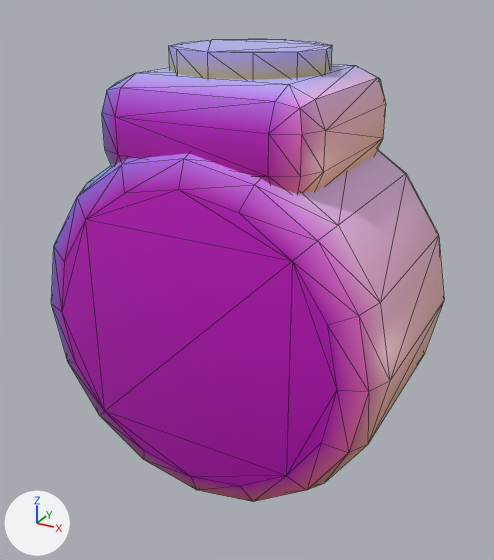
A saved change to the glTF model game/assets/models/props/gad_eshield.glb.
Camera for both pictures: a camera (50 mm lens) standing at (0.038, -0.0699, 0.0371) and looking at (-0.0002, -0.0006, 0.0025). Arrows for +X, +Y and +Z are at lower left; the lights stay in place. The first picture is the older version. Mesh edges are drawn as thin lines. Where no turn or scale is listed for an object, it has been applied to the vertices. Vertices at exactly the same position are counted once.

The first picture shows 'eshield'.
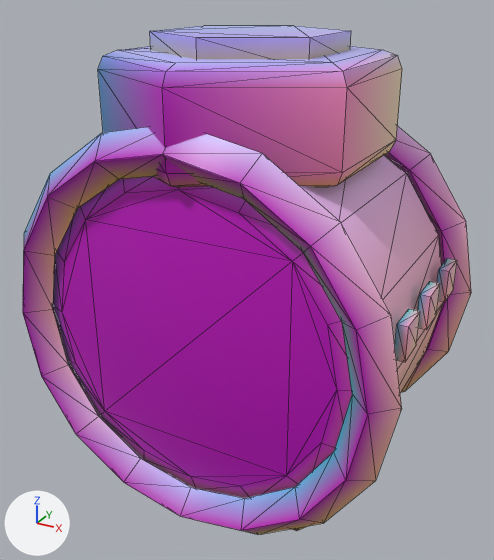
What changed in the scene script:
```text
Add mat_m_toon_base:
    mat_m_toon_base = bpy.data.materials.new('M_toon_base')
    mat_m_toon_base.use_nodes = True; mat_m_toon_base.node_tree.nodes.clear()
    _N = mat_m_toon_base.node_tree.nodes; _L = mat_m_toon_base.node_tree.links
    n0 = _N.new('ShaderNodeBsdfPrincipled'); n0.name = 'Principled BSDF'
    n0.inputs[2].default_value = 0.4  # 'Roughness'
    n1 = _N.new('ShaderNodeOutputMaterial'); n1.name = 'Material Output'
    n2 = _N.new('ShaderNodeVertexColor'); n2.name = 'Color Attribute'
    _L.new(n0.outputs[0], n1.inputs[0])  # 'BSDF' to 'Surface'
    _L.new(n2.outputs[0], n0.inputs[0])  # 'Color' to 'Base Color'
Add mat_m_flat:
    mat_m_flat = bpy.data.materials.new('M_flat')
    mat_m_flat.use_nodes = True; mat_m_flat.node_tree.nodes.clear()
    _N = mat_m_flat.node_tree.nodes; _L = mat_m_flat.node_tree.links
    n0 = _N.new('ShaderNodeBsdfPrincipled'); n0.name = 'Principled BSDF'
    n0.inputs[2].default_value = 0.4  # 'Roughness'
    n1 = _N.new('ShaderNodeOutputMaterial'); n1.name = 'Material Output'
    n2 = _N.new('ShaderNodeVertexColor'); n2.name = 'Color Attribute'
    _L.new(n0.outputs[0], n1.inputs[0])  # 'BSDF' to 'Surface'
    _L.new(n2.outputs[0], n0.inputs[0])  # 'Color' to 'Base Color'
Change me_eshield:
    used by ob_eshield; location = (0.0, 0.0, 0.0)
    remove me_eshield.from_pydata(...)  # 176 vertices, 340 faces; spans x -0.022..0.022, y -0.015..0.015, z -0.022..0.0305
    add me_eshield.from_pydata(...)  # 320 vertices, 612 faces; spans x -0.0245..0.0245, y -0.0175..0.0175, z -0.025..0.032
    me_eshield part 1: a new loose piece, a 6-sided cylinder along z spanning x -0.0095..0.0095, y -0.011..0.011, z 0.029..0.032, in mat_m_emissive
    me_eshield part 2: a new loose piece, a box spanning x 0.0219..0.0231, y -0.01..-0.006, z 0.002..0.006, in mat_m_flat
    me_eshield part 3: a new loose piece, a box spanning x 0.0219..0.0231, y -0.002..0.002, z 0.002..0.006, in mat_m_flat
    me_eshield part 4: a new loose piece, a box spanning x 0.0219..0.0231, y 0.006..0.01, z 0.002..0.006, in mat_m_flat
    me_eshield part 5: the loose piece of 56 vertices spanning x -0.013..0.013, y -0.013..0.013, z 0.016..0.028 is rebuilt with 36 vertices and now spans x -0.0147..0.0147, y -0.017..0.017, z 0.018..0.03
    me_eshield part 6: a new loose piece of 64 vertices spanning x -0.0245..0.0245, y -0.0175..-0.0125, z -0.0245..0.0245, in mat_m_metal
    me_eshield part 7: a new loose piece of 64 vertices spanning x -0.0245..0.0245, y 0.0125..0.0175, z -0.0245..0.0245, in mat_m_emissive
    me_eshield part 8: the loose piece of 24 vertices spanning x -0.009..0.009, y -0.009..0.009, z 0.0275..0.0305 is deleted
    other edits to the shape of me_eshield do not show in these pictures
    add me_eshield.materials.append(mat_m_toon_base)
    add me_eshield.materials.append(mat_m_flat)
```

Location of each change, [x1, y1, x2, y2] in pixels of the pictures (494 x 560 px):
'eshield', reshaped (14% wider, 10% taller)
    before: [51, 39, 444, 502]
    after: [23, 25, 471, 534]
part 1 of me_eshield, added (blue)
    after: [150, 25, 351, 59]
part 2 of me_eshield, added
    after: [395, 309, 420, 362]
part 3 of me_eshield, added
    after: [418, 281, 440, 330]
part 4 of me_eshield, added
    after: [437, 258, 457, 302]
part 5 of me_eshield, rebuilt
    before: [102, 64, 386, 194]
    after: [98, 46, 402, 188]
part 6 of me_eshield, added
    after: [23, 127, 402, 534]
part 7 of me_eshield, added (purple)
    after: [385, 126, 471, 392]
part 8 of me_eshield, deleted
    before: [169, 39, 332, 80]
